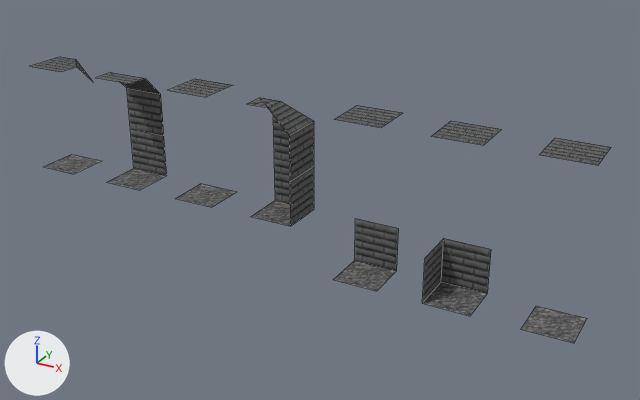
The Blender file assets/raw/tile_textures/tilesets.blend as it was, and as the next commit left it.
The view is the same before and after, from a 50 mm camera at (12.09, -14.87, 7.93) aimed at (3.78, 0.24, 0.37). Arrows for +X, +Y and +Z are at lower left; the lights stay in place. Mesh edges are drawn as thin lines.

Objects in the first picture: 'corner-in-col', 'corner-out-col', 'floor-col', 'pool-floor-col', 'pool-wall-col', 'pool-wall-cornet-col', 'wall-col'.
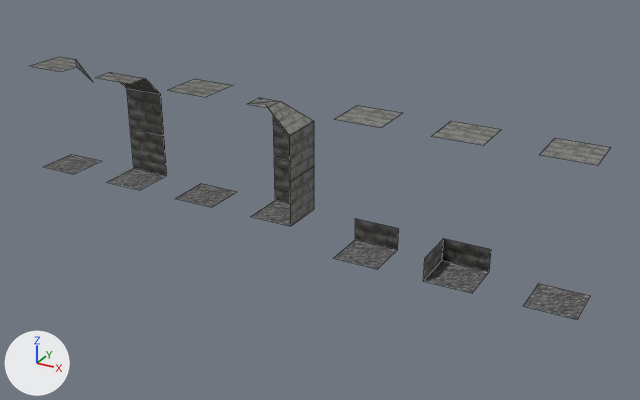
Boxes (x1, y1, x2, y2) around the edits, measured in the pictures (640 x 400 px; the box of a moved part takes in the faces that stretch with it):
'pool-wall-cornet-col', surface changed, reshaped (12% shorter): before (422, 121, 501, 316); after (424, 121, 501, 293)
'corner-in-col', surface changed: (250, 98, 314, 225) in both
'pool-wall-col', surface changed, reshaped (12% shorter): before (333, 105, 402, 291); after (334, 105, 402, 269)
'pool-floor-col', surface changed, reshaped (11% shorter): before (521, 138, 611, 343); after (524, 138, 611, 320)
part 1 of me_plane_003, added: after (334, 240, 397, 269)
part 2 of me_plane_003, cut back: before (333, 218, 399, 291); after (355, 218, 399, 250)
part 3 of me_plane_005, cut back: before (422, 239, 491, 316); after (424, 239, 491, 293)
part 4 of me_plane_006, moved or reshaped: before (521, 306, 587, 343); after (524, 283, 590, 320)

Patch to the scene script:
```diff
--- a/assets/raw/tile_textures/tilesets.blend.py
+++ b/assets/raw/tile_textures/tilesets.blend.py
@@ mat_material_001 @@
 n1 = _N.new('ShaderNodeTexImage'); n1.name = 'Image Texture'
-n1.image = img_atlas_png
+n1.image = img_tilesets_atlas_png
 n1.interpolation = 'Closest'
@@ mat_material_001 @@
 n4 = _N.new('ShaderNodeTexImage'); n4.name = 'Image Texture.001'
-n4.image = img_atlas_n_png
+n4.image = img_tilesets_atlas_n_png
 _L.new(n2.outputs[0], n0.inputs[0])  # 'BSDF' to 'Surface'
@@ me_plane_003 @@
 # used by ob_pool_wall_col; location = (5.0, 0.0, -1.0); scale = (0.5, 0.5, 0.5)
 # verts and faces of me_plane_003; kept vertices keep their numbers, new ones are numbered from 14
-me_plane_003.from_pydata(...)  # 14 vertices, 5 faces; spans x -1.0..1.0, y -1.0..1.0, z 0.0..7.0
+me_plane_003.from_pydata(...)  # 12 vertices, 3 faces; spans x -1.0..1.0, y -1.0..1.0, z 1.0..7.0
+# me_plane_003 part 1: the loose piece of 4 vertices spanning x -1.0..1.0, y -1.0..1.0, z 7.0 is copied, and the copy is moved by (0.0, 0.0, -6.0); it spans x -1.0..1.0, y -1.0..1.0, z 1.0
+# me_plane_003 part 2
+delete_vertices([*range(0, 4), *range(8, 12)])  # with the faces that use them
+verts[14] = (-1.0, 1.0, 1.0)  # pixel (355, 239)
+verts[15] = (1.0, 1.0, 1.0)  # pixel (397, 249)
+faces += [(12, 14, 15, 13)]
 me_plane_003.materials.append(mat_material_001)
@@ me_plane_005 @@
 # used by ob_pool_wall_cornet_col; location = (7.0, 0.0, -1.0); scale = (0.5, 0.5, 0.5)
 # verts and faces of me_plane_005; kept vertices keep their numbers, new ones are numbered from 16
-me_plane_005.from_pydata(...)  # 16 vertices, 6 faces; spans x -1.0..1.0, y -1.0..1.0, z 0.0..7.0
+me_plane_005.from_pydata(...)  # 14 vertices, 4 faces; spans x -1.0..1.0, y -1.0..1.0, z 1.0..7.0
+# me_plane_005 part 3
+delete_vertices([2, 3, *range(8, 12)])  # with the faces that use them
+verts[0] = (-1.0, -1.0, 1.0)  # moved, pixel (423, 281)
+verts[1] = (1.0, -1.0, 1.0)  # moved, pixel (472, 293)
+for new, old in zip([16, 17, 18], [12, 13, 14]): verts[new] = verts[old] + (0.0, 0.0, -1.0)
+verts[19] = (1.0, 1.0, 1.0)  # pixel (489, 271)
+faces += [(0, 1, 19, 18), (12, 16, 17, 13), (0, 18, 14, 15)]
 me_plane_005.materials.append(mat_material_001)
@@ me_plane_006 @@
 # used by ob_pool_floor_col; location = (9.0, 0.0, -1.0); scale = (0.5, 0.5, 0.5)
 # verts and faces of me_plane_006; kept vertices keep their numbers, new ones are numbered from 12
-me_plane_006.from_pydata(...)  # 12 vertices, 4 faces; spans x -1.0..1.0, y -1.0..1.0, z 0.0..7.0
+me_plane_006.from_pydata(...)  # 12 vertices, 2 faces, 2 loose edges; spans x -1.0..1.0, y -1.0..1.0, z 0.0..7.0
+# me_plane_006 part 4
+delete_faces([(2, 3, 9, 8), (8, 9, 11, 10)])
+for i in [*range(0, 4)]: verts[i] += (0.0, 0.0, 1.0)
+edges += [(8, 10), (9, 11)]
 me_plane_006.materials.append(mat_material_001)
```
